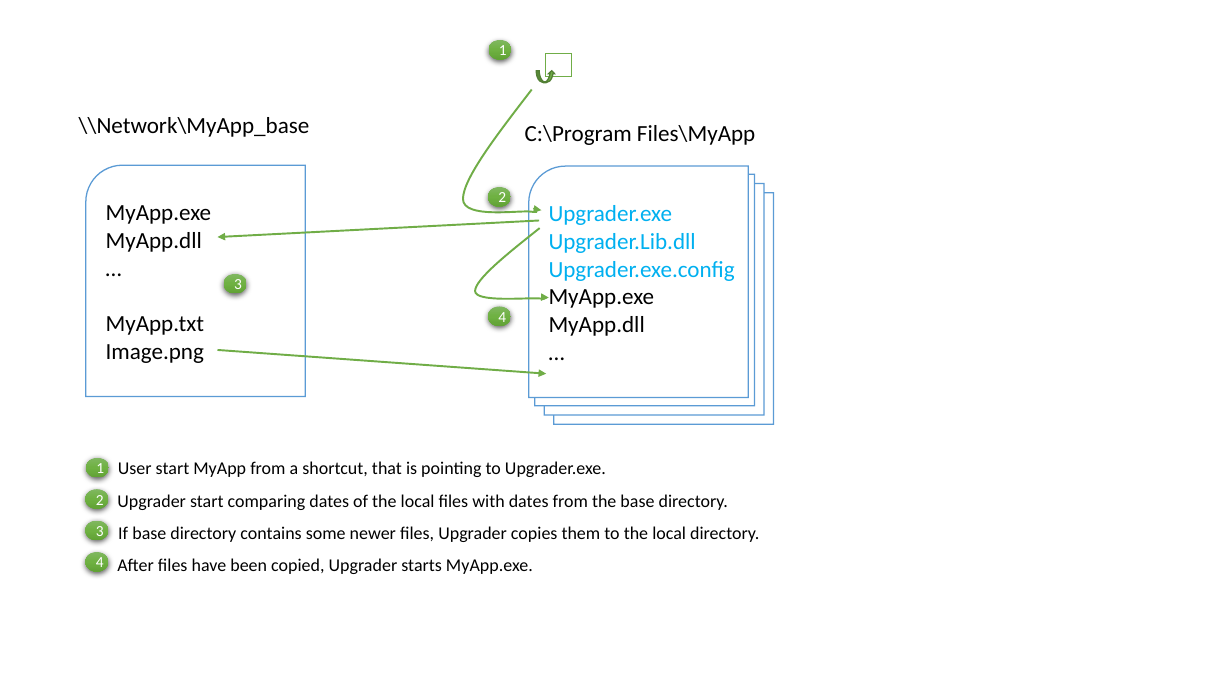
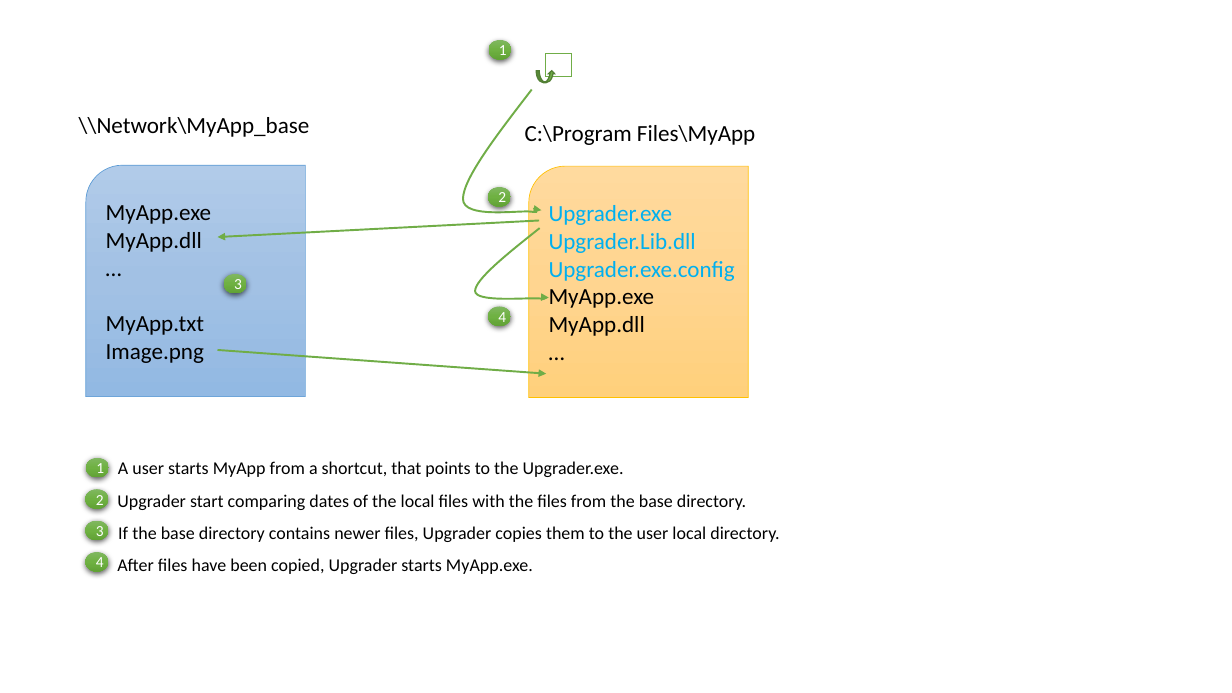
Before and after one commit to uriah65/Upgrader, a slide deck: slide 1 of Documents/Figs.pptx. Drawn at 1232x693 pixels with LibreOffice and Linux fonts; fonts in the diff are those of the drawing. Boxes give left, top, right and bottom in pixels: in the first picture for what was removed or moved away, otherwise in the second. Text is boxed around its words. In the diff, an @@ line names an element or a change of style, - is before the commit and + after.

```diff
--- a/Documents/Figs.pptx
+++ b/Documents/Figs.pptx
@@ round rect "MyApp.exe" at bbox=[86, 165, 306, 396]: fill #FFFFFF to gradient #B1CBE9 to #A3C1E5 to #93B9E4; outline #5B9BD5 1 pt to #5B9BD5 0.5 pt @@
@@ round rect "Upgrader.exe Upgrader.Lib.dll" at bbox=[529, 166, 749, 397]: fill #FFFFFF to gradient #FFDB9E to #FFD590 to #FFD07C; outline #5B9BD5 1 pt to #FFC000 0.5 pt @@
@@ round rect removed at bbox=[535, 175, 755, 406] @@
@@ round rect removed at bbox=[544, 184, 764, 415] @@
@@ round rect removed at bbox=[554, 193, 774, 424] @@
@@ text at bbox=[118, 461, 624, 477]: text changed @@
-User start MyApp from a shortcut, that is pointing to Upgrader.exe.
+A user starts MyApp from a shortcut, that points to the Upgrader.exe.
@@ text at bbox=[117, 494, 746, 510]: text changed @@
-Upgrader start comparing dates of the local files with dates from the base directory.
+Upgrader start comparing dates of the local files with the files from the base directory.
@@ text at bbox=[118, 526, 779, 542]: text changed @@
-If base directory contains some newer files, Upgrader copies them to the local directory.
+If the base directory contains newer files, Upgrader copies them to the user local directory.
```
Also in this commit, not shown: 1 other file.
